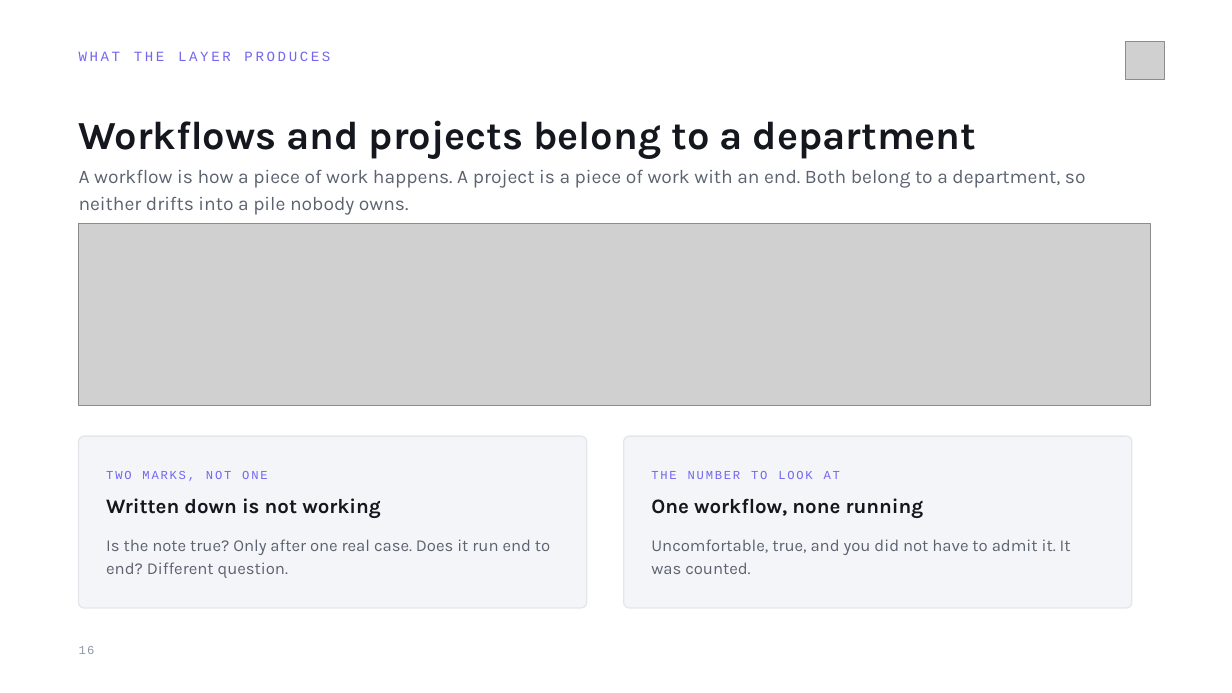
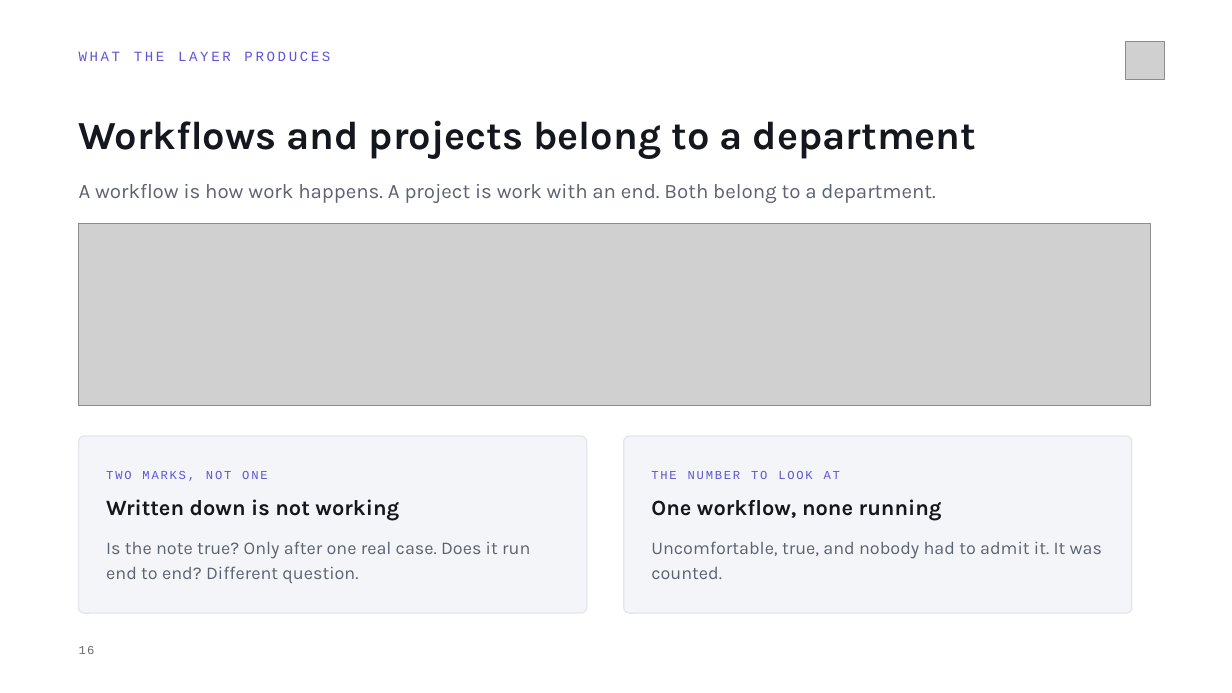
Before and after one commit to MeshPro-iPaaS/ai-ops-framework, a slide deck: slide 16 of docs/Personal AI Assistant — Installation.pptx. Drawn at 1232x693 pixels with LibreOffice and Linux fonts; fonts in the diff are those of the drawing; grey boxes stand for pictures. Boxes give left, top, right and bottom in pixels: in the first picture for what was removed or moved away, otherwise in the second. Text is boxed around its words. In the diff, an @@ line names an element or a change of style, - is before the commit and + after.

```diff
--- a/docs/Personal AI Assistant — Installation.pptx
+++ b/docs/Personal AI Assistant — Installation.pptx
@@ text at <box>79,184,935,203</box>: text changed; size 15 to 16 pt @@
-A workflow is how a piece of work happens. A project is a piece of work with an end. Both belong to a department, so neither drifts into a pile nobody owns.
+A workflow is how work happens. A project is work with an end. Both belong to a department.
@@ rounded rectangle: place and size @@
-rounded rectangle at <box>79,436,587,608</box>
+rounded rectangle at <box>79,436,587,614</box>
@@ rounded rectangle at <box>79,436,587,614</box>: proportions changed @@
@@ rounded rectangle at <box>624,436,1132,614</box>: proportions changed @@
@@ rounded rectangle: place and size @@
-rounded rectangle at <box>624,436,1132,608</box>
+rounded rectangle at <box>624,436,1132,614</box>
@@ text colour #7367F0 to #6055D8 in 3 elements at <box>79,51,330,61</box>, <box>106,471,267,481</box>, <box>651,471,840,479</box> @@
@@ text "Written down is not working" at <box>106,499,399,521</box>: size 16 to 17 pt; line spacing 19.2pt to 20.4pt @@
@@ text "One workflow, none running" at <box>651,499,942,521</box>: size 16 to 17 pt; line spacing 19.2pt to 20.4pt @@
@@ text "Is the note true? Only ..." at <box>106,541,530,583</box>: size 13 to 14 pt; line spacing 18.5pt to 19.9pt @@
@@ text at <box>651,541,1102,579</box>: text changed; size 13 to 14 pt @@
-Uncomfortable, true, and you did not have to admit it. It was counted.
+Uncomfortable, true, and nobody had to admit it. It was counted.
@@ text "16" at <box>79,646,95,654</box>: text colour #9198A6 to #6B6D72 @@
```
Also in this commit, not shown: 17 other slides changed, 1 other file.
